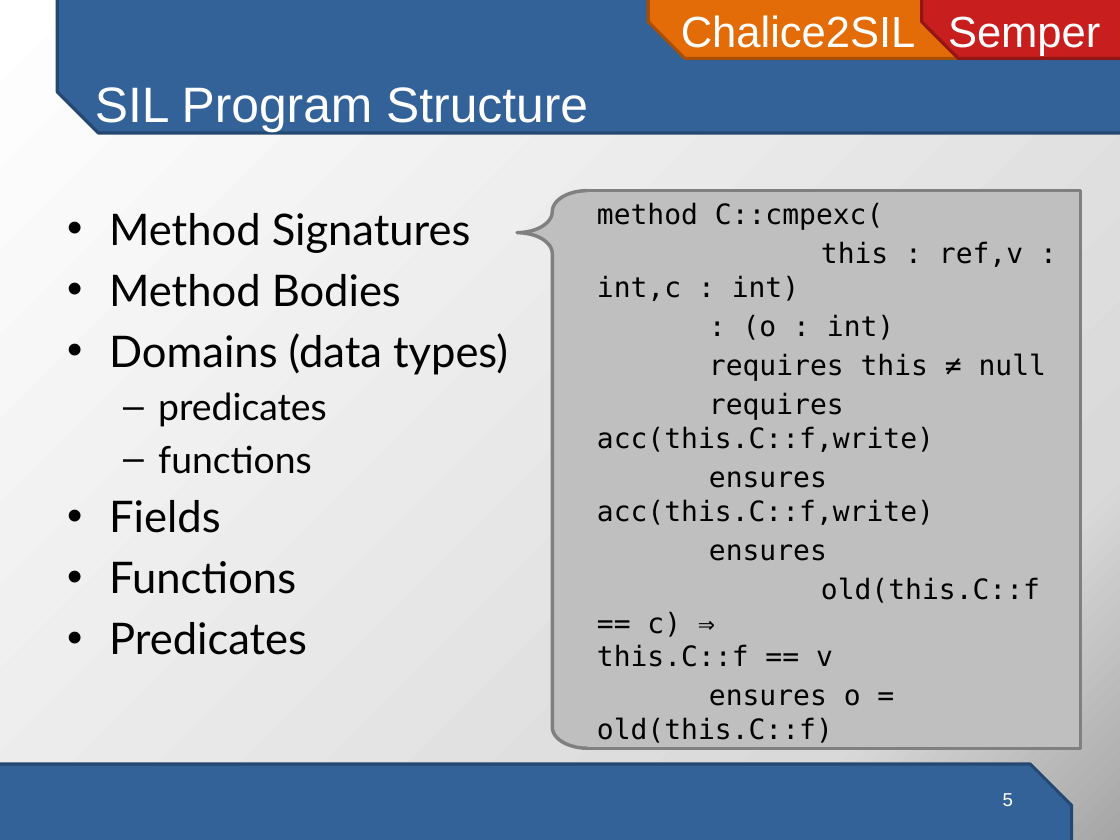
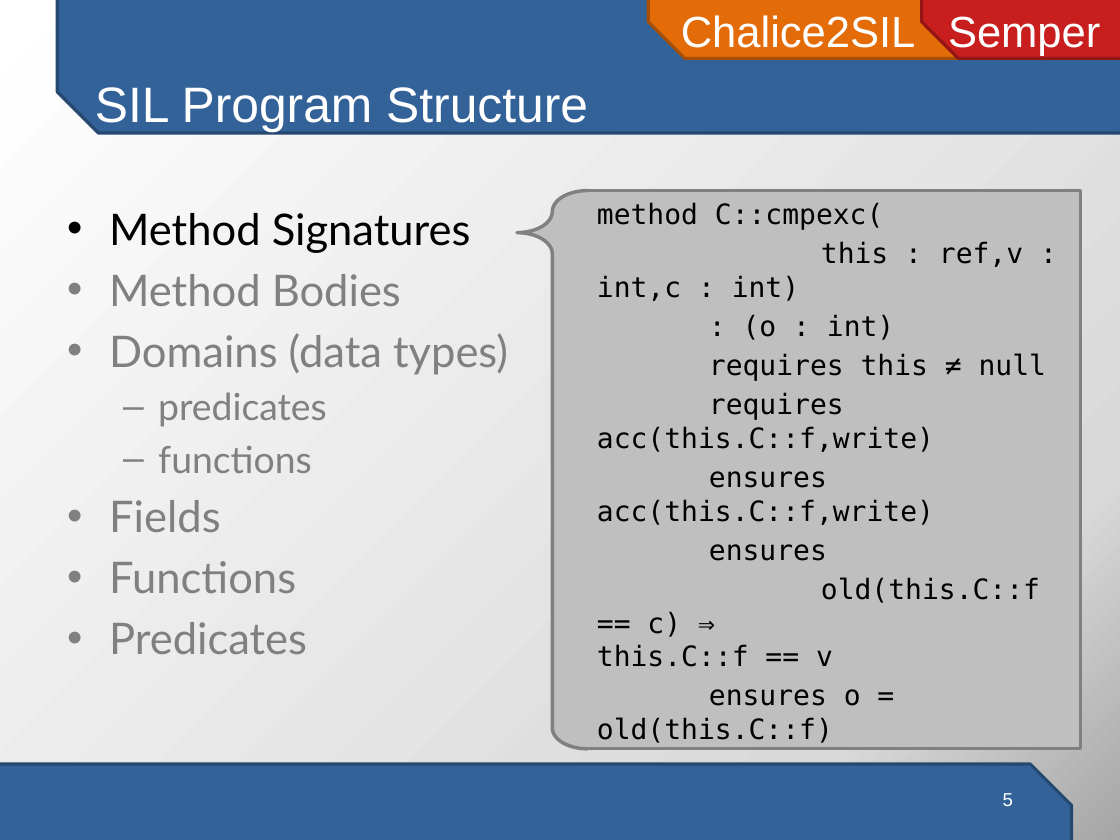
Before and after one commit to viperproject/chalice2silver, a slide deck: slide 5 of chalice2sil/doc/presentation/chalice2sil-presentation.pptx. Drawn at 1120x840 pixels with LibreOffice and Linux fonts; fonts in the diff are those of the drawing. Boxes give left, top, right and bottom in pixels: in the first picture for what was removed or moved away, otherwise in the second. Text is boxed around its words. In the diff, an @@ line names an element or a change of style, - is before the commit and + after.

```diff
--- a/chalice2sil/doc/presentation/chalice2sil-presentation.pptx
+++ b/chalice2sil/doc/presentation/chalice2sil-presentation.pptx
@@ text at [109, 274, 508, 654]: text colour #000000 to #808080 in "Method Bodies", "Domains (data types)", "predicates", "functions" and 3 more places @@
```
Also in this commit, not shown: 1 other slide changed, 12 slides added, 1 other file.
